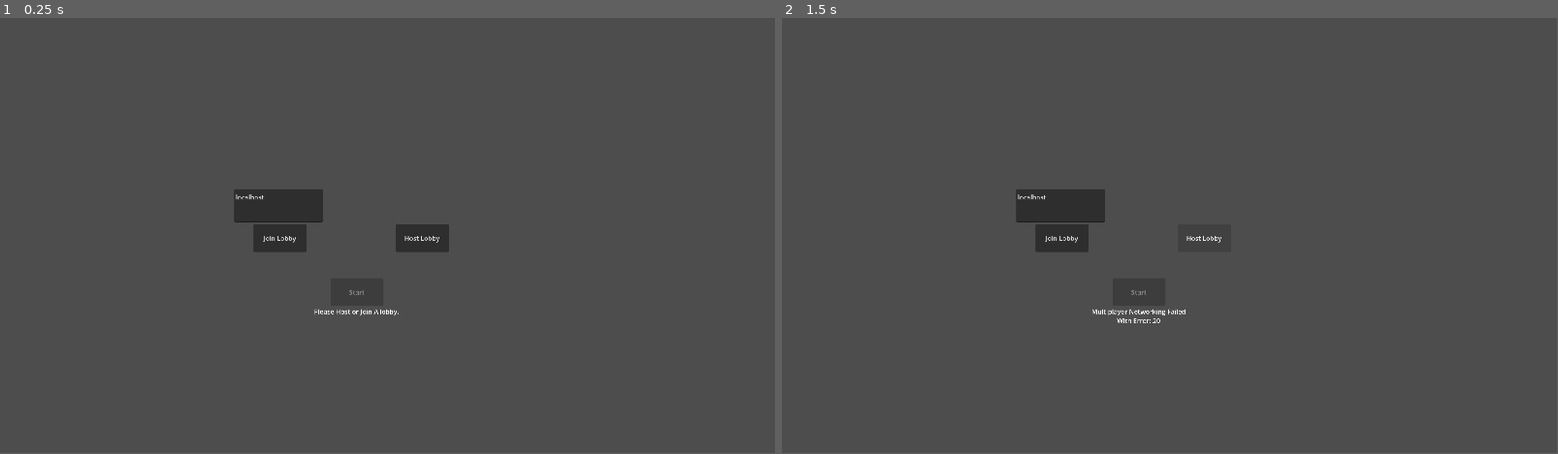
Above: before the commit, frames 1-2 (left to right).
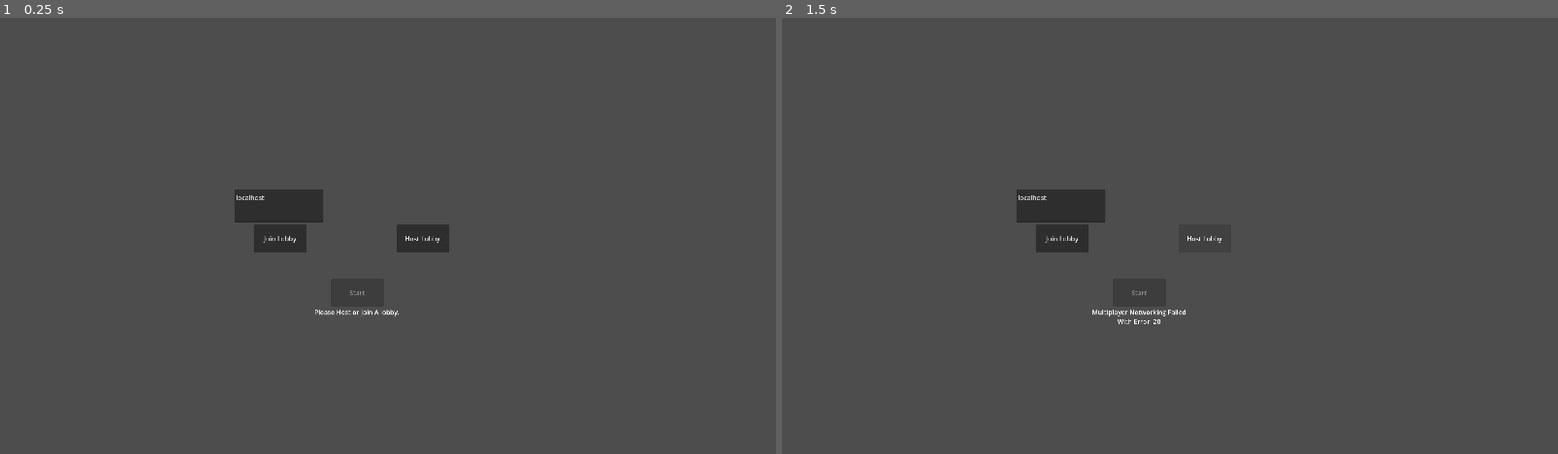
Above: after the commit, the same moments.

Repository: macklosky211/Stratos
Game: Godot game, scene res://Common/Scenes/Main Menu/main_menu.tscn
Two runs of this game, one before a commit and one after it. Both use one fixed random seed, a clock stepped at 60 frames per second and the inputs below.
Inputs (mouse positions are in pixels of both pictures, inside the frame that each line leads up to):
- Up to frame 1 (0.25 s): no input
- Up to frame 2 (1.5 s): tap Enter at 0.5 s; move the mouse to (1340, 214) at 0.52 s; hold D (Right) 0.53-1.25 s; hold Ctrl (Crouch) 0.53-1.25 s; tap Space (Jump) at 0.77 s; click "Host Lobby" at 1.25 s
In our replay, the window is 799x449 before the commit and 800x450 after it. These sizes can differ from the game's own. Grey fills any space a smaller window leaves; there, only what the larger window draws over its background counts as a difference.

The runs differ from the first frame. In frame 1, 0.2% of the frame differs, in the area x 30-58%, y 40-69%; in frame 2, 0.2%, in the area x 30-57%, y 40-71%.

Commit message:
Demo video & window size fix

Diff:
--- a/Assets/Level Scenes/demo_level.tscn
+++ b/Assets/Level Scenes/demo_level.tscn
@@ -1,29 +1,29 @@
-[gd_scene load_steps=5 format=3 uid="uid://u0os1vpmvhlt"]
+[gd_scene format=3 uid="uid://u0os1vpmvhlt"]
 
 [ext_resource type="PackedScene" uid="uid://crkupxoo1fnsm" path="res://Common/Scenes/Level Class/level_class.tscn" id="1_yl22s"]
 [ext_resource type="PackedScene" uid="uid://b5m86rh1lvgmo" path="res://Assets/Blender Files/Level Models/lobby.blend" id="2_dc5oo"]
 [ext_resource type="PackedScene" uid="uid://bs8m5hkvhgt4x" path="res://Entities/Weapons/Assult Rifle/assult_rifle_spawner.tscn" id="3_dc5oo"]
 [ext_resource type="PackedScene" uid="uid://cu477cq1y2idi" path="res://Assets/Blender Files/Level Models/Arena_2.blend" id="4_cld4r"]
 
-[node name="Demo_Level" node_paths=PackedStringArray("player_spawn_locations") instance=ExtResource("1_yl22s")]
+[node name="Demo_Level" unique_id=1532680362 node_paths=PackedStringArray("player_spawn_locations") instance=ExtResource("1_yl22s")]
 player_spawn_locations = [NodePath("PlayerSpawnPositions/Marker3D"), NodePath("PlayerSpawnPositions/Marker3D2"), NodePath("PlayerSpawnPositions/Marker3D3"), NodePath("PlayerSpawnPositions/Marker3D4")]
 
-[node name="Weapon_Spawner" parent="Constant Elements" index="6" instance=ExtResource("3_dc5oo")]
+[node name="Weapon_Spawner" parent="Constant Elements" index="6" unique_id=999911113 instance=ExtResource("3_dc5oo")]
 transform = Transform3D(1, 0, 0, 0, 1, 0, 0, 0, 1, -4.22985, 3.8445e-06, 4.21436)
 
-[node name="Marker3D" type="Marker3D" parent="PlayerSpawnPositions" index="0"]
+[node name="Marker3D" type="Marker3D" parent="PlayerSpawnPositions" index="0" unique_id=7943072]
 transform = Transform3D(1, 0, 0, 0, 1, 0, 0, 0, 1, 4, 1, 4)
 
-[node name="Marker3D2" type="Marker3D" parent="PlayerSpawnPositions" index="1"]
+[node name="Marker3D2" type="Marker3D" parent="PlayerSpawnPositions" index="1" unique_id=44513395]
 transform = Transform3D(1, 0, 0, 0, 1, 0, 0, 0, 1, -4, 1, 4)
 
-[node name="Marker3D3" type="Marker3D" parent="PlayerSpawnPositions" index="2"]
+[node name="Marker3D3" type="Marker3D" parent="PlayerSpawnPositions" index="2" unique_id=1339792778]
 transform = Transform3D(1, 0, 0, 0, 1, 0, 0, 0, 1, 4, 1, -2)
 
-[node name="Marker3D4" type="Marker3D" parent="PlayerSpawnPositions" index="3"]
+[node name="Marker3D4" type="Marker3D" parent="PlayerSpawnPositions" index="3" unique_id=2049810460]
 transform = Transform3D(1, 0, 0, 0, 1, 0, 0, 0, 1, -4, 1, -2)
 
-[node name="lobby" parent="." index="2" instance=ExtResource("2_dc5oo")]
+[node name="lobby" parent="." index="2" unique_id=1586494026 instance=ExtResource("2_dc5oo")]
 
-[node name="Arena_2" parent="." index="3" instance=ExtResource("4_cld4r")]
+[node name="Arena_2" parent="." index="3" unique_id=853446805 instance=ExtResource("4_cld4r")]
 transform = Transform3D(1, 0, 0, 0, 1, 0, 0, 0, 1, 27.1449, -10, 2.17748)
--- a/project.godot
+++ b/project.godot
@@ -33,6 +33,9 @@
 
 window/size/viewport_width=1920
 window/size/viewport_height=1080
+window/size/window_width_override=960
+window/size/window_height_override=540
+window/stretch/mode="viewport"
 
 [dotnet]
 
Not shown, added: demo.mp4
